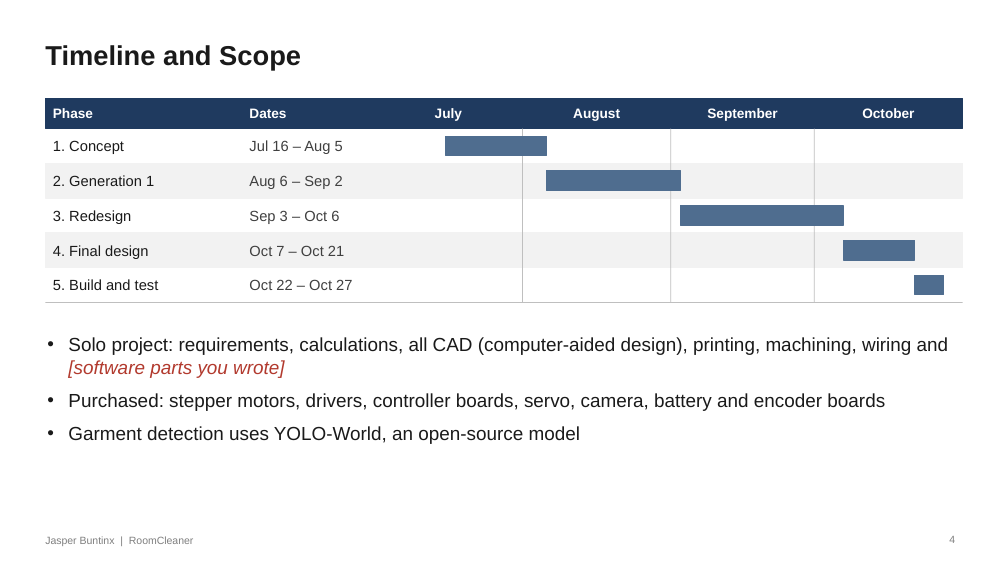
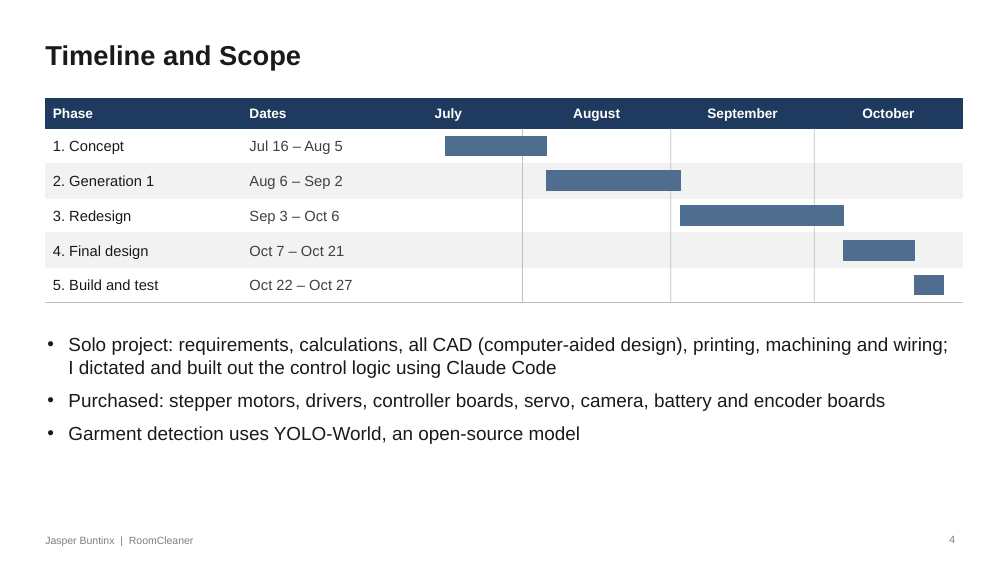
Before and after one commit to Jaspario1199/RoomCleaner, a slide deck: slide 4 of docs/presentation/deck_v7/RoomCleaner_Buntinx_Oct27_v7.pptx. Drawn at 1008x567 pixels with LibreOffice and Linux fonts; fonts in the diff are those of the drawing. Boxes give left, top, right and bottom in pixels: in the first picture for what was removed or moved away, otherwise in the second. Text is boxed around its words. In the diff, an @@ line names an element or a change of style, - is before the commit and + after.

```diff
--- a/docs/presentation/deck_v7/RoomCleaner_Buntinx_Oct27_v7.pptx
+++ b/docs/presentation/deck_v7/RoomCleaner_Buntinx_Oct27_v7.pptx
@@ text at [68, 337, 949, 378]: text changed @@
-• Solo project: requirements, calculations, all CAD (computer-aided design), printing, machining, wiring and [software parts you wrote]
+• Solo project: requirements, calculations, all CAD (computer-aided design), printing, machining and wiring; I dictated and built out the control logic using Claude Code
```
Also in this commit, not shown: 4 other files.
